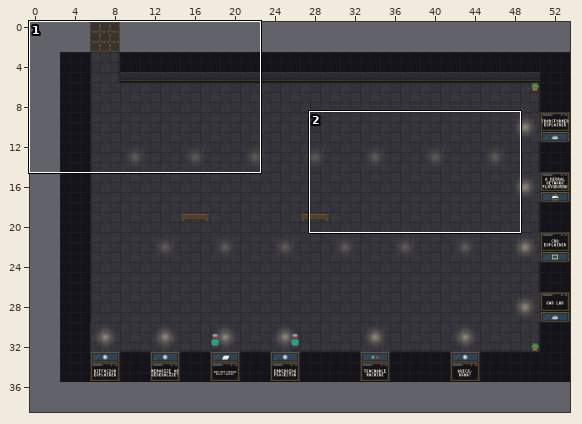
An edit to a level. Tiled map (JSON), maps/workbench.tmj. The first picture is a wide view before the edit; the outline marks the close-up.
Close-up. Before the commit:
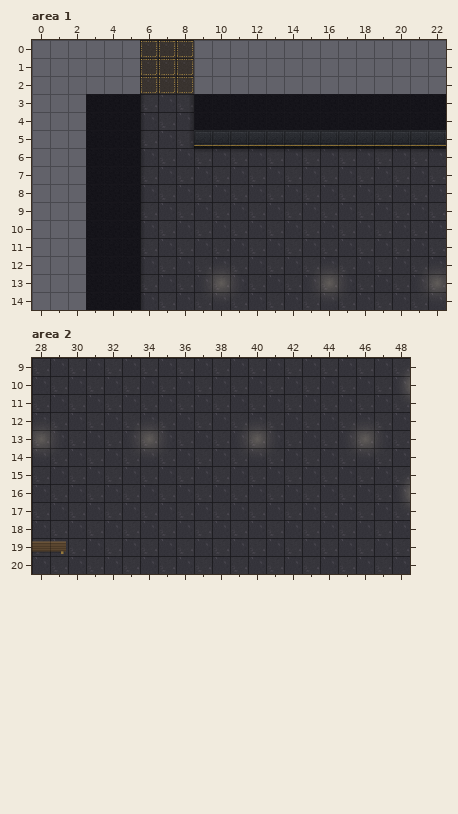
Cells are 32x32 px. Shown: area 1 x 0..22, y 0..14; area 2 x 28..48, y 9..20. The commit also changed other parts of the map, which this record leaves out.
Now the later version:
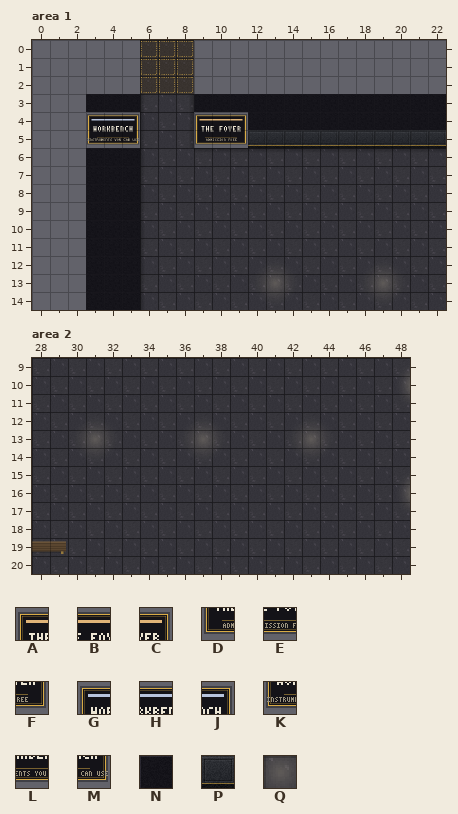
Key: from "Chunk 1": A 104, B 105, C 106, D 107, E 108, F 109, G 110, H 111, J 112, K 113, L 114, M 115; from "Chunk 2": N 0, P 1, Q 15.
_ is an empty cell.
See-through tiles are keyed as they look on the map.
The exact change:
{"where": "layer \"decor\", area 1"}
{"y":13,"x":10,"old":"Q","new":"_"}
{"y":13,"x":13,"old":"_","new":"Q"}
{"y":13,"x":16,"old":"Q","new":"_"}
{"y":13,"x":19,"old":"_","new":"Q"}
{"y":13,"x":22,"old":"Q","new":"_"}
{"where": "layer \"walls\", area 1"}
{"y":4,"x":3,"old":"NNN","new":"GHJ"}
{"y":4,"x":9,"old":"NNN","new":"ABC"}
{"y":5,"x":3,"old":"NNN","new":"KLM"}
{"y":5,"x":9,"old":"PPP","new":"DEF"}
{"where": "layer \"decor\", area 2"}
{"y":13,"x":28,"old":"Q","new":"_"}
{"y":13,"x":31,"old":"_","new":"Q"}
{"y":13,"x":34,"old":"Q","new":"_"}
{"y":13,"x":37,"old":"_","new":"Q"}
{"y":13,"x":40,"old":"Q","new":"_"}
{"y":13,"x":43,"old":"_","new":"Q"}
{"y":13,"x":46,"old":"Q","new":"_"}
